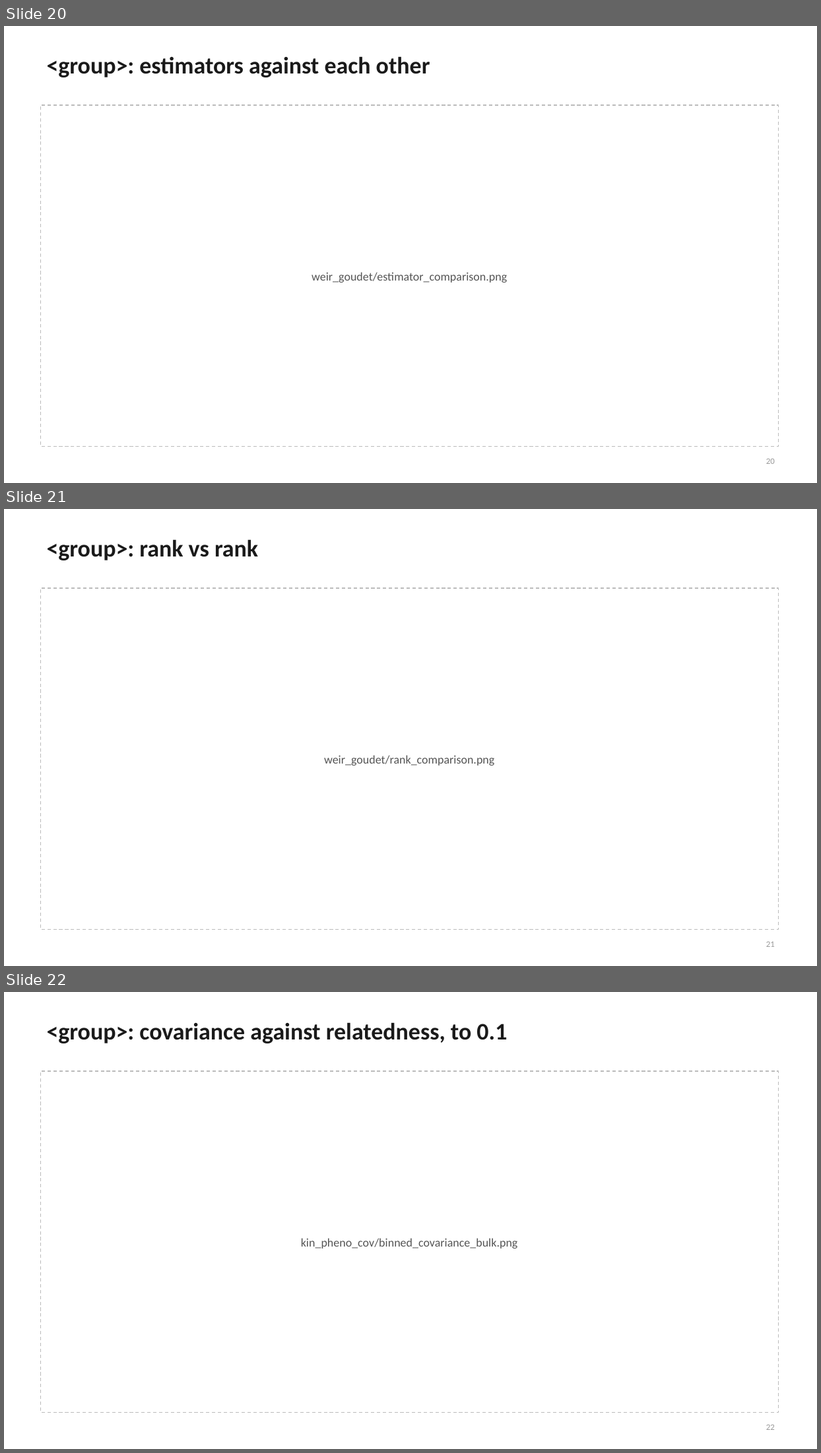
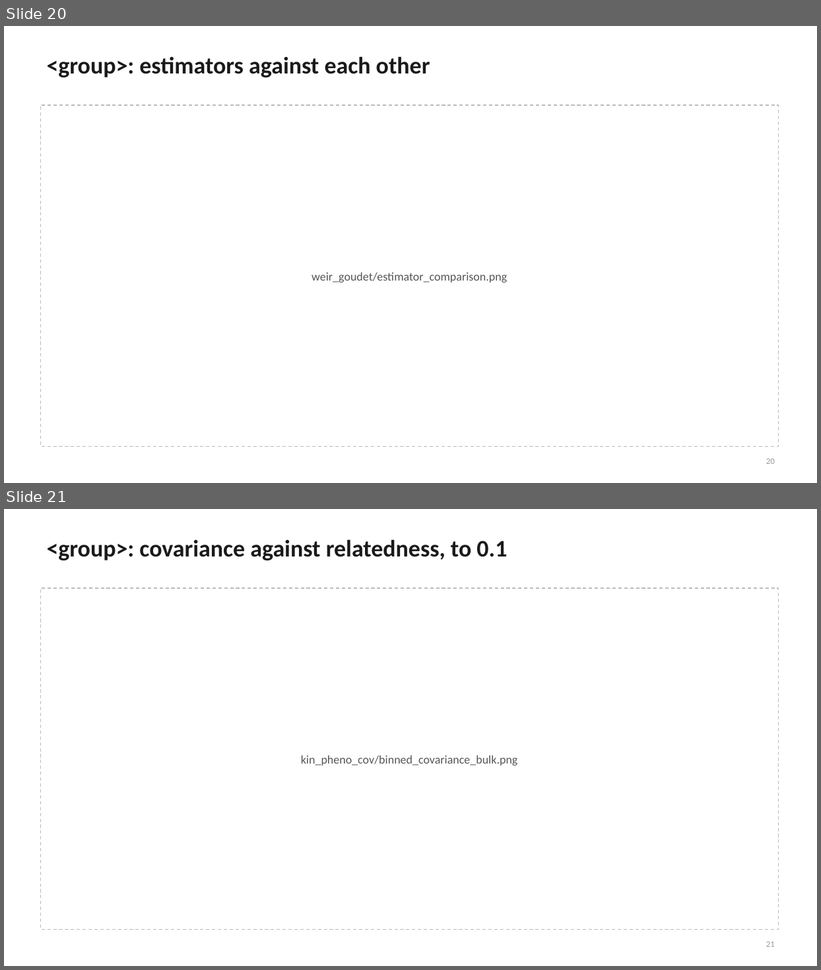
Before and after one commit to mkiravn/aou-covariance, a slide deck: slides/relatedness_condensed.pptx. Shown one above the other, each under a label of ours: slides 20, 21 and 22 before the commit, slides 20 and 21 after it. The pictures are 821x1453 and 821x970 pixels, drawn with LibreOffice and Linux fonts; fonts in the diff are those of the drawing. Boxes give left, top, right and bottom in pixels: in the first picture for what was removed or moved away, otherwise in the second. Text is boxed around its words. In the diff, an @@ line names an element or a change of style, - is before the commit and + after.

```diff
--- a/slides/relatedness_condensed.pptx
+++ b/slides/relatedness_condensed.pptx
@@ slide 21 removed at bbox=[4, 509, 817, 966], background #FFFFFF @@
@@ title removed at bbox=[47, 539, 258, 560] @@
-<group>: rank vs rank
@@ rectangle removed at bbox=[40, 588, 779, 930] @@
@@ text removed at bbox=[324, 755, 494, 766] @@
-weir_goudet/rank_comparison.png
@@ page number removed at bbox=[766, 942, 775, 947] @@
-21
@@ what was slide 22 is now slide 21 @@
@@ page number at bbox=[766, 942, 775, 947]: text changed @@
-22
+21
```
Also in this commit, not shown: 1 slide changed, 2 other slides removed, 1 other file.
